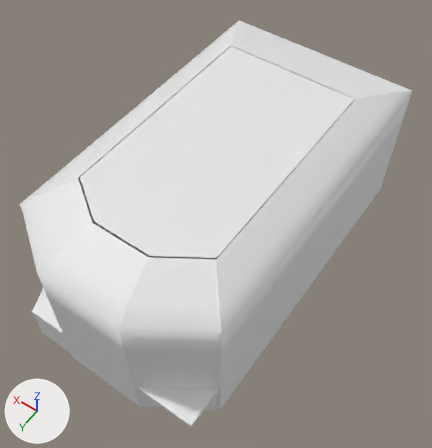
The FBX model Assets/Models/Kokpit.fbx, before and after one commit.
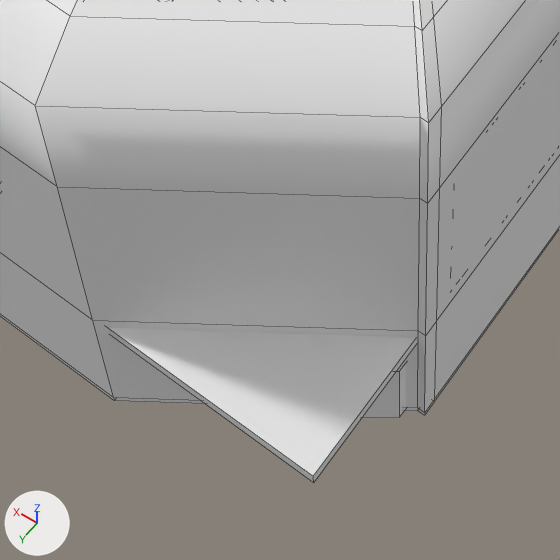
Old and new are each drawn whole from a 50 mm camera at (-55.7, 84.7, 135.9) aimed at (-1.8, 9.3, 17.4) and again close up on the part from 25% to 59% of the width and 67% to 100% of the height. The axes (+X, +Y, +Z) are drawn at lower left. The lights are the same throughout. The close-ups show mesh edges as thin lines. Where no turn or scale is listed for an object, it has been applied to the vertices.

Objects in the first close-up: 'Kokpit', 'Szyby'.
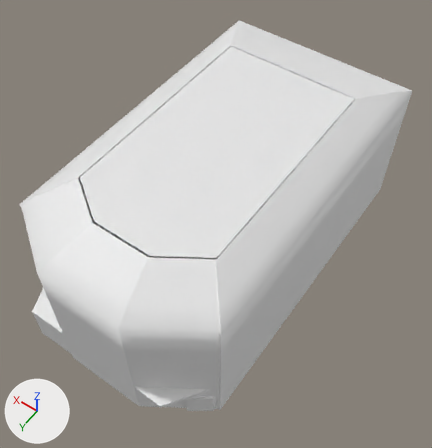
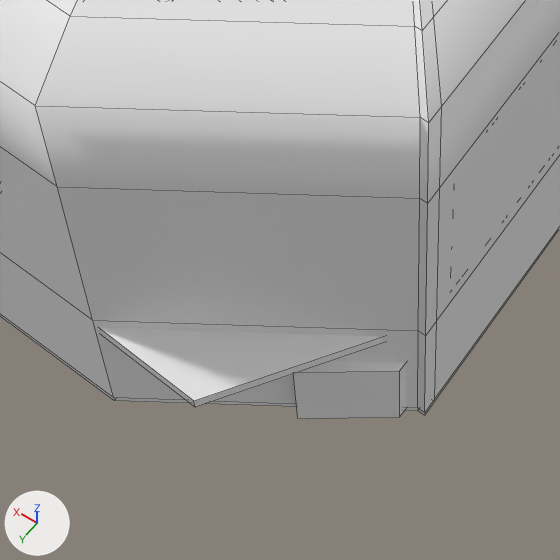
The change, as a list of edits to the scene's bpy script:
```text
Change me_cube_001:
    where me_cube_001.from_pydata(...)  # 339 vertices, 282 faces; spans x -26.4..26.4, y -41.5..52.3, z -0.5..41.9
    used by ob_kokpit; location = (0.0, 0.0, 0.0)
    me_cube_001 part 1
    me_cube_001.vertices[239].co: (-25.8, 51.9, 9.9) -> (-17.8, 52.4, 9.9)  # pixel (313, 482) -> pixel (195, 407)
    me_cube_001.vertices[240].co: (-25.8, 51.9, 10.9) -> (-17.8, 52.4, 10.9)  # pixel (313, 476) -> pixel (193, 400)
```

Changed parts and their boxes (x1, y1, x2, y2) in the close-ups (560 x 560 px; the box of a moved part takes in the faces that stretch with it):
'Kokpit', reshaped
    before: (0, 0, 560, 482)
    after: (0, 0, 560, 418)
part 1 of me_cube_001, moved or reshaped
    before: (108, 328, 416, 482)
    after: (99, 327, 383, 407)
